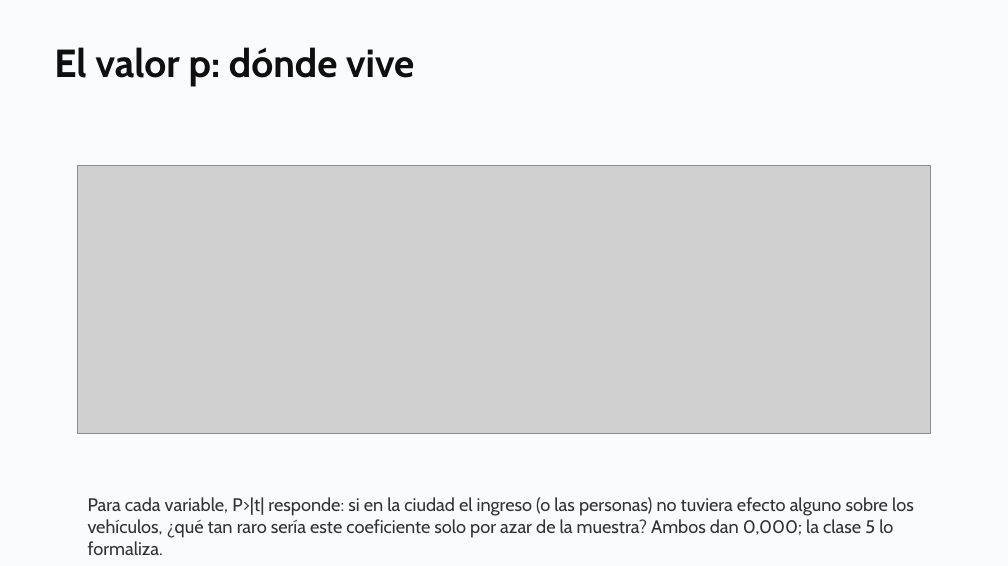
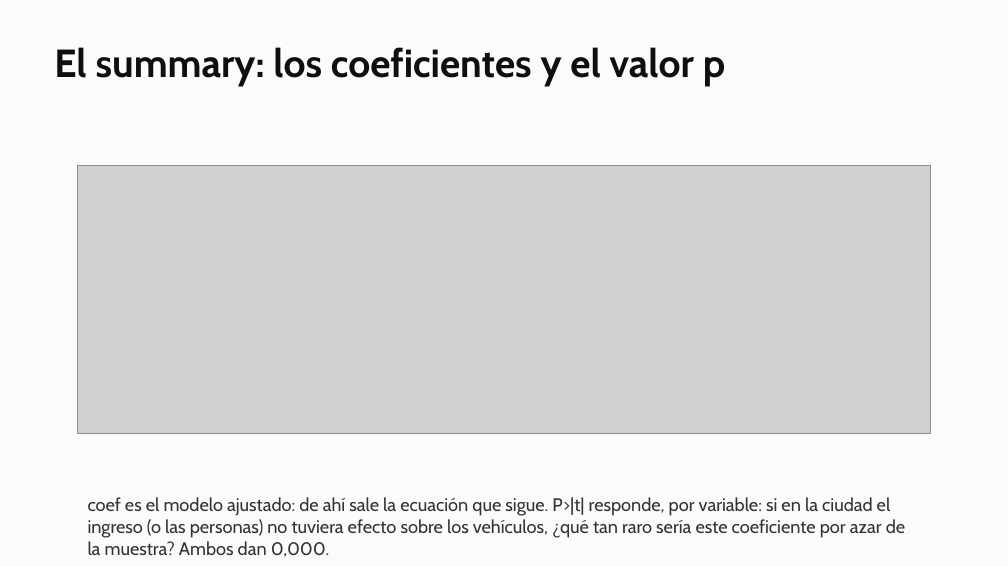
Before and after one commit to daniopitz/diplomado-cdd, a slide deck: slide 23 of presentaciones/clase04_regresion_multiple.pptx (slide 25 before the commit). Drawn at 1008x566 pixels with LibreOffice and Linux fonts; fonts in the diff are those of the drawing; grey boxes stand for pictures. Boxes give left, top, right and bottom in pixels: in the first picture for what was removed or moved away, otherwise in the second. Text is boxed around its words. In the diff, an @@ line names an element or a change of style, - is before the commit and + after.

```diff
--- a/presentaciones/clase04_regresion_multiple.pptx
+++ b/presentaciones/clase04_regresion_multiple.pptx
@@ text at [54,47,725,87]: text changed @@
-El valor p: dónde vive
+El summary: los coeficientes y el valor p
@@ text at [88,497,905,557]: text changed @@
-Para cada variable, P>|t| responde: si en la ciudad el ingreso (o las personas) no tuviera efecto alguno sobre los vehículos, ¿qué tan raro sería este coeficiente solo por azar de la muestra? Ambos dan 0,000; la clase 5 lo formaliza.
+coef es el modelo ajustado: de ahí sale la ecuación que sigue. P>|t| responde, por variable: si en la ciudad el ingreso (o las personas) no tuviera efecto sobre los vehículos, ¿qué tan raro sería este coeficiente por azar de la muestra? Ambos dan 0,000.
```
Also in this commit, not shown: 1 other file.
